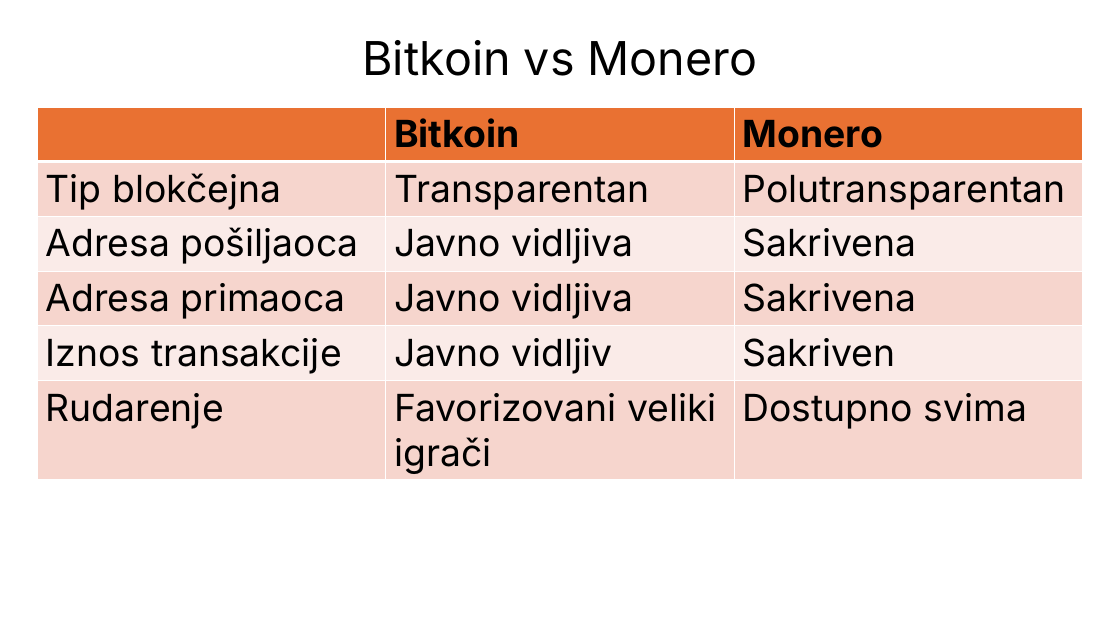
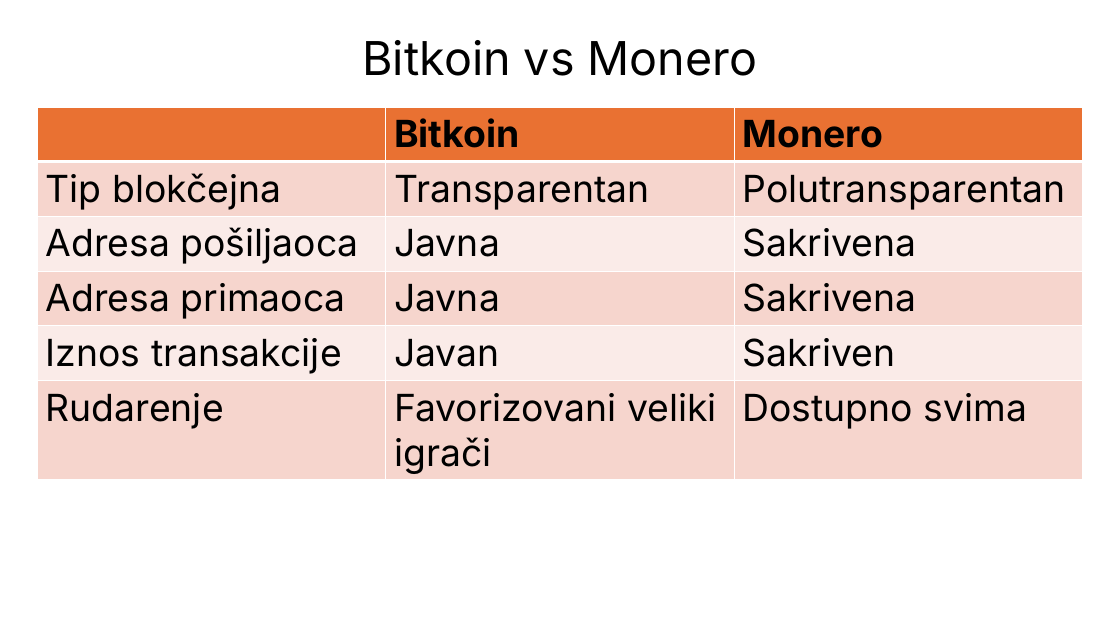
Before and after one commit to sanastojanovic/RID, a slide deck: slide 8 of rid_2026_seminarski/mi21126_Aleksandar_Stojcic/Monero kao kriptovaluta.pptx (slide 7 before the commit). Drawn at 1120x630 pixels with LibreOffice and Linux fonts; fonts in the diff are those of the drawing; background and template pictures are left out. Boxes give left, top, right and bottom in pixels: in the first picture for what was removed or moved away, otherwise in the second. Text is boxed around its words. In the diff, an @@ line names an element or a change of style, - is before the commit and + after.

```diff
--- a/rid_2026_seminarski/mi21126_Aleksandar_Stojcic/Monero kao kriptovaluta.pptx
+++ b/rid_2026_seminarski/mi21126_Aleksandar_Stojcic/Monero kao kriptovaluta.pptx
@@ table at [38,108,1084,479] @@
-row 3, column 2: Javno vidljiva
+row 3, column 2: Javna
-row 4, column 2: Javno vidljiva
+row 4, column 2: Javna
-row 5, column 2: Javno vidljiv
+row 5, column 2: Javan
```
Also in this commit, not shown: 1 other slide changed, 1 slide added, 1 other file.
